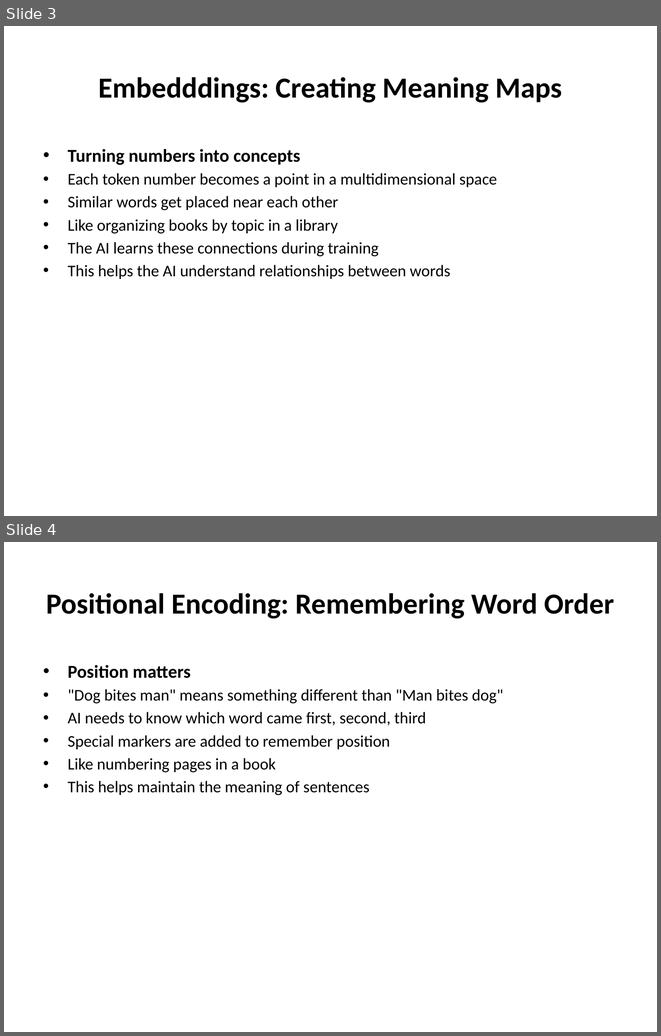
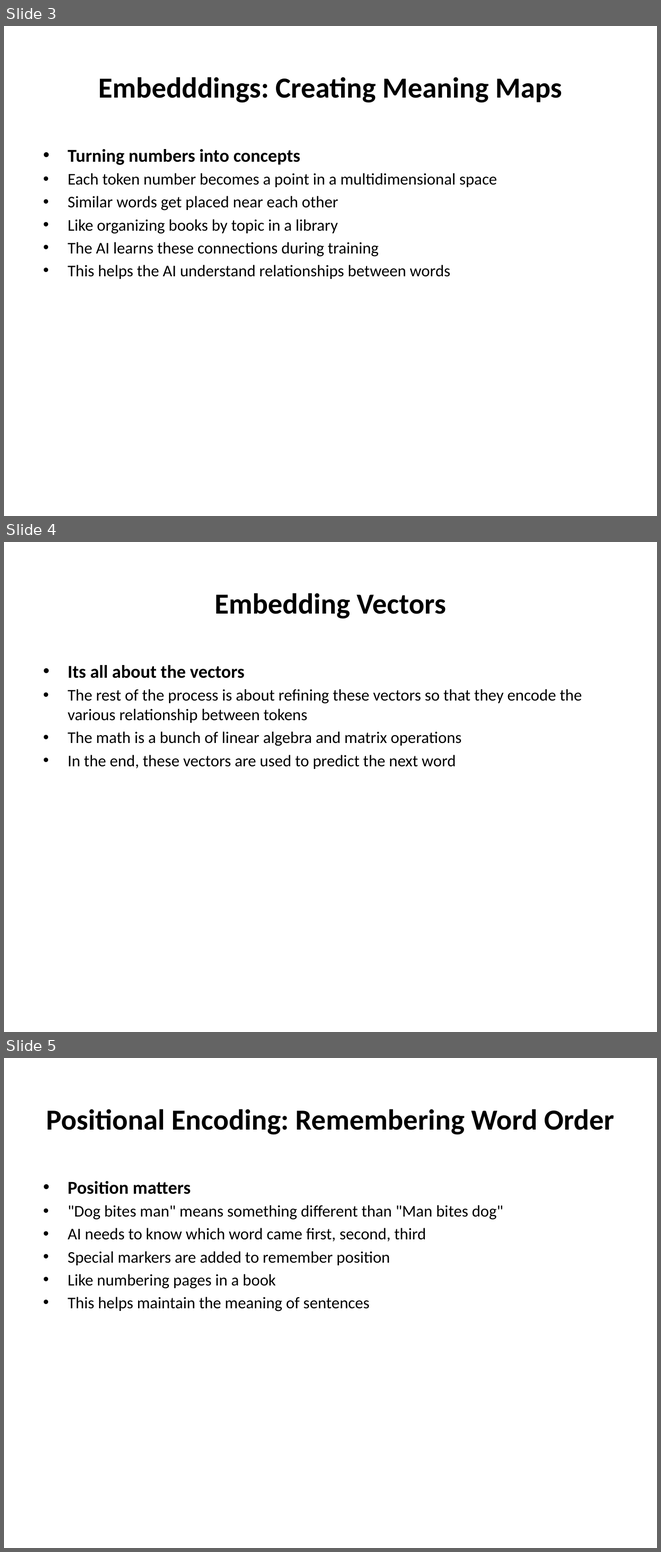
Before and after one commit to dmh2000/llm-presentation, a slide deck: llm-simple.pptx. Shown one above the other, each under a label of ours: slides 3 and 4 before the commit, slides 3, 4 and 5 after it. The pictures are 661x1036 and 661x1552 pixels, drawn with LibreOffice and Linux fonts; fonts in the diff are those of the drawing. Boxes give left, top, right and bottom in pixels: in the first picture for what was removed or moved away, otherwise in the second. Text is boxed around its words. In the diff, an @@ line names an element or a change of style, - is before the commit and + after.

```diff
--- a/llm-simple.pptx
+++ b/llm-simple.pptx
@@ slide 4 added at [4, 542, 657, 1032], background #FFFFFF @@
@@ title added at [214, 593, 445, 619], 32 pt, text #000000, bold @@
+Embedding Vectors
@@ text added at [68, 665, 582, 769], 18 pt, text #000000 @@
+• Its all about the vectors
+• The rest of the process is about refining these vectors so that they encode the various relationship between tokens
+• The math is a bunch of linear algebra and matrix operations
+• In the end, these vectors are used to predict the next word
@@ what was slide 4 is now slide 5 @@
```
Also in this commit, not shown: 1 other file.
